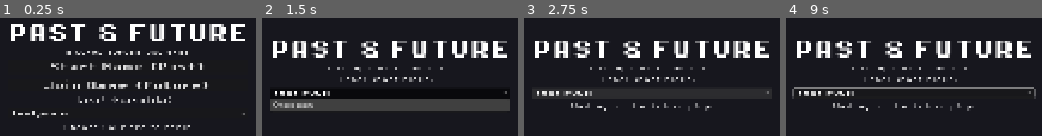
Above: before the commit, frames 1-4 (left to right).
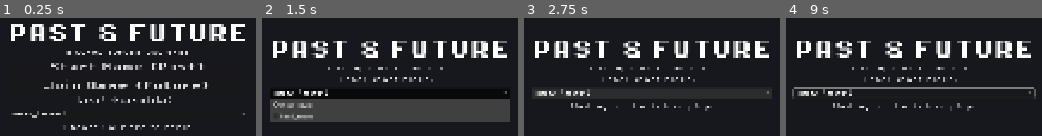
Above: after the commit, the same moments.

Repository: goodbless/first-game-in-godot
Game: Godot game, scene res://scenes/lobby.tscn
The game is run twice, just before and just after one commit, with the same random seed, the same clock (stepped at 60 frames per second) and the same inputs.
Inputs (mouse positions are in pixels of both pictures, inside the frame that each line leads up to):
- Up to frame 1 (0.25 s): no input
- Up to frame 2 (1.5 s): click "Start Game (Past)" at 0.5 s; click "test_room" (after the commit: "new_level") at 1.25 s
- Up to frame 3 (2.75 s): click "test_room" (after the commit: "new_level") at 2 s
- Up to frame 4 (9 s): tap Enter at 2.75, 5, 6.5 s; move the mouse to (outside the picture) at 2.77 s; hold Right (move_right) 2.78-3.5 s; tap E (interact) every 1.5 s from 2.85 to 8.85 s; click (outside the picture) at 2.92 s; tap Space (jump) at 3.02, 3.32, 4.25, 5.75, 6.02, 6.32, 7.25 s; drag from (outside the picture) to (outside the picture) at 3.52 s; move the mouse to (outside the picture) at 4.27 s; hold Right (move_right) 4.28-5 s; drag from (outside the picture) to (outside the picture) at 5.02 s; move the mouse to (outside the picture) at 5.77 s; hold Left (move_left) 5.78-6.5 s; drag from (outside the picture) to (outside the picture) at 6.52 s; move the mouse to (954, 77) at 7.27 s; hold Left (move_left) 7.28-8 s; click (954, 77) at 7.42 s; drag from (outside the picture) to (outside the picture) at 8.02 s; move the mouse to (outside the picture) at 8.77 s; hold Right (move_right) from 8.78 s (still down)

The runs differ from the first frame. In frame 1, 0.4% of the frame differs, in the area x 4-27%, y 78-85%; in frame 2, 9.7%, in the area x 3-97%, y 60-89%; in frame 3, 0.7%; in frame 4, 0.7%.

Commit message:
Floor collision auto-fits sprite size (fixes resized-sprite fall-through in new_level)

Diff:
--- /dev/null
+++ b/First Game/scenes/Levels/new_level.tscn
@@ -0,0 +1,30 @@
+[gd_scene format=3 uid="uid://bw1yrby2h78hr"]
+
+[ext_resource type="PackedScene" uid="uid://cliik6xx7aynh" path="res://scenes/objects/floor.tscn" id="1_tioki"]
+[ext_resource type="PackedScene" path="res://scenes/components/future_spawn.tscn" id="2_fwtru"]
+[ext_resource type="PackedScene" path="res://scenes/components/past_spawn.tscn" id="3_c3k5b"]
+
+[sub_resource type="PlaceholderTexture2D" id="PlaceholderTexture2D_oegr0"]
+size = Vector2(1080, 16)
+
+[sub_resource type="PlaceholderTexture2D" id="PlaceholderTexture2D_26x5o"]
+size = Vector2(1080, 16)
+
+[node name="NewLevel" type="Node2D" unique_id=25051229]
+
+[node name="Floor" parent="." unique_id=699578574 instance=ExtResource("1_tioki")]
+position = Vector2(814, 968)
+
+[node name="Sprite2D" parent="Floor/PastVisual" index="0"]
+texture = SubResource("PlaceholderTexture2D_oegr0")
+
+[node name="Sprite2D" parent="Floor/FutureVisual" index="0"]
+texture = SubResource("PlaceholderTexture2D_26x5o")
+
+[node name="FutureSpawn" parent="." unique_id=1890996652 instance=ExtResource("2_fwtru")]
+position = Vector2(573, 861)
+
+[node name="PastSpawn" parent="." unique_id=313445688 instance=ExtResource("3_c3k5b")]
+position = Vector2(707, 862)
+
+[editable path="Floor"]
--- a/First Game/scripts/interactables/floor.gd
+++ b/First Game/scripts/interactables/floor.gd
@@ -3,7 +3,11 @@
 ## Static floor tile with era skins (EraVisuals child). exists_in scopes it
 ## to one timeline for era-exclusive terrain — e.g. a bridge that only
 ## exists in the future: the past player falls right through it.
-## No sync needed: scene-placed identically on every peer.
+##
+## The collision shape auto-fits the PastVisual sprite's texture size and
+## scale — resize the sprite however you like (editable children) and the
+## collision follows. No footgun of visible-vs-physical mismatch.
+## FutureVisual should keep the same size as PastVisual.
 
 enum Existence { BOTH, PAST_ONLY, FUTURE_ONLY }
 
@@ -14,6 +18,7 @@
 
 
 func _ready() -> void:
+	_fit_collision_to_sprite()
 	_apply_existence()
 
 
@@ -22,3 +27,14 @@
 	var era_visuals := get_node_or_null("EraVisuals")
 	if era_visuals != null:
 		era_visuals.apply_era_visibility()
+
+
+func _fit_collision_to_sprite() -> void:
+	var sprite := get_node_or_null("PastVisual/Sprite2D")
+	var collision := get_node_or_null("CollisionShape2D")
+	if sprite == null or collision == null or sprite.texture == null:
+		return
+	var shape := RectangleShape2D.new()
+	shape.size = sprite.texture.get_size() * sprite.scale
+	collision.shape = shape
+	collision.position = sprite.position
